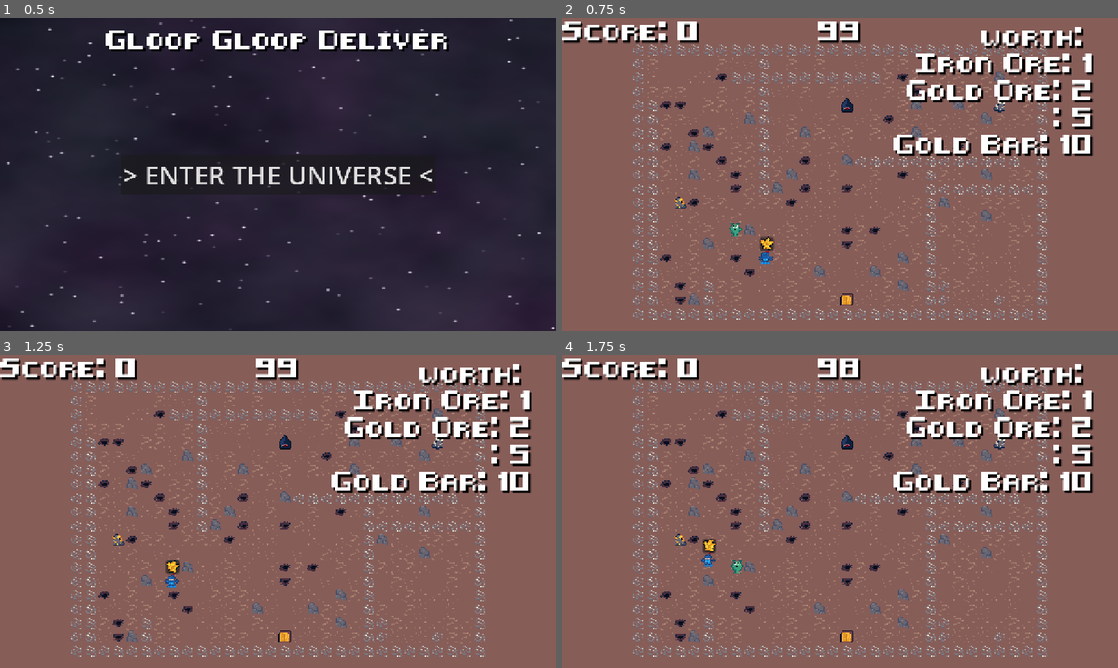
Above: before the commit, frames 1-4 (two rows, left to right).
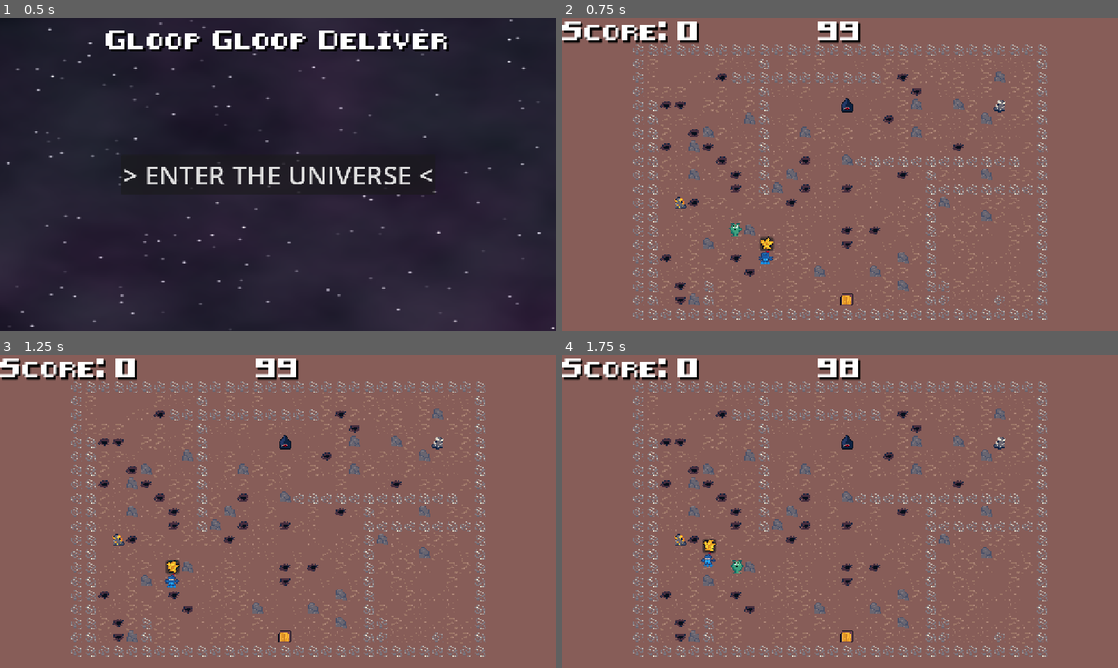
Above: after the commit, the same moments.

Repository: GameAISchool2026members/GloopGloopDelivery
Game: Godot game, scene res://menu/menu.tscn
The game is run twice, just before and just after one commit, with the same random seed, the same clock (stepped at 60 frames per second) and the same inputs.
Inputs (mouse positions are in pixels of both pictures, inside the frame that each line leads up to):
- Up to frame 1 (0.5 s): no input
- Up to frame 2 (0.75 s): click "> ENTER THE UNIVERSE <" at 0.5 s
- Up to frame 3 (1.25 s): no input
- Up to frame 4 (1.75 s): move the mouse to (962, 495) at 1.27 s; hold D (right) from 1.28 s (still down); tap Space (interact) at 1.35 s; click (962, 495) at 1.42 s

Frame 1 is identical in both runs. In frame 2, 5.5% of the frame differs, in the area x 59-96%, y 2-45%; in frame 3, 5.5%; in frame 4, 5.5%.
Error after the commit: Invalid access to property or key 'name' on a base object of type 'Nil'. (res://game/gui.gd:16)

Commit message:
iron ore issue

Diff:
--- a/game/game.tscn
+++ b/game/game.tscn
@@ -10,8 +10,8 @@
 [ext_resource type="Resource" uid="uid://ow48chmijww0" path="res://items/gold_ore/gold_ore.tres" id="6_b686c"]
 [ext_resource type="PackedScene" uid="uid://ckudr8chj1kgo" path="res://players/human/human_player.tscn" id="6_dakft"]
 [ext_resource type="PackedScene" uid="uid://b8b8erpuqqxvy" path="res://players/robot/robot_player.tscn" id="6_u5opy"]
-[ext_resource type="Texture2D" uid="uid://cou4f4vm2vryj" path="res://items/iron_bar/iron_bar.png" id="7_hb504"]
 [ext_resource type="Resource" uid="uid://dxt8iedfy4cje" path="res://items/gold_bar/gold_bar.tres" id="8_ee6o4"]
+[ext_resource type="Resource" uid="uid://dn7bmat6r683b" path="res://items/iron_bar/iron_bar.tres" id="8_qf6n1"]
 
 [sub_resource type="LabelSettings" id="LabelSettings_vasa2"]
 font = ExtResource("1_l1rk1")
@@ -19,11 +19,6 @@
 shadow_size = 2
 shadow_color = Color(0, 0, 0, 1)
 shadow_offset = Vector2(5, 5)
-
-[sub_resource type="Resource" id="Resource_4cobl"]
-script = ExtResource("4_qf6n1")
-texture = ExtResource("7_hb504")
-metadata/_custom_type_script = "uid://b15niow2uxp3x"
 
 [node name="Game" type="Node2D" unique_id=1353891694]
 
@@ -78,8 +73,9 @@
 score_table = Dictionary[ExtResource("4_qf6n1"), int]({
 ExtResource("5_vsp63"): 1,
 ExtResource("6_b686c"): 2,
-SubResource("Resource_4cobl"): 5,
-ExtResource("8_ee6o4"): 10
+ExtResource("8_ee6o4"): 10,
+null: 0,
+ExtResource("8_qf6n1"): 5
 })
 human_player = NodePath("../Players/HumanPlayer")
 robot_player = NodePath("../Players/RobotPlayer")
